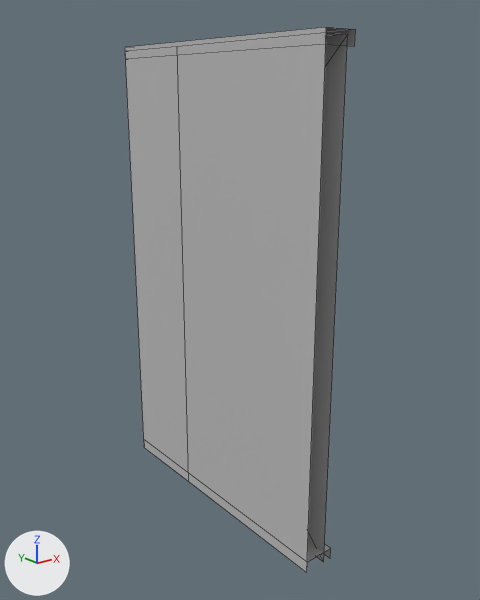
Renders of the FBX model Assets/StaticMeshes/Thea/SM_WallPanelling_Half.fbx from each side of a commit.
The view is the same before and after, from a camera (50 mm lens) standing at (-1.01, -0.935, 1.096) and looking at (0.012, 0.343, 0.585). Arrows for +X, +Y and +Z are at lower left; the lights stay in place. Mesh edges are drawn as thin lines. Where no turn or scale is listed for an object, it has been applied to the vertices.

Before the edit, the objects in view are built like this:
```python
me_mesh = bpy.data.meshes.new('Mesh')
me_mesh.from_pydata(...)  # 60 vertices, 41 faces; spans x -0.04..0.04, y -0.376..0.376, z -0.605..0.605
me_mesh.materials.append(mat_wallpanelling)  # grey #bcbcbc
# before: 0 (-0.04, -0.376, -0.605) at pixel (306, 572), 2 (-0.04, -0.376, 0.595) at pixel (326, 32), 4 (-0.04, 0.124, 0.595) at pixel (176, 46), 5 (-0.04, 0.124, -0.605) at pixel (188, 481), 32 (-0.04, -0.376, -0.605) at pixel (306, 572)
# before: 34 (-0.04, -0.376, -0.575) at pixel (307, 562), 36 (-0.04, -0.376, 0.575) at pixel (325, 44), 38 (-0.04, -0.376, 0.605) at pixel (326, 27), 40 (-0.04, 0.374, -0.605) at pixel (144, 447), 41 (-0.04, 0.374, 0.595) at pixel (125, 51)
# before: 52 (-0.04, 0.376, 0.605) at pixel (124, 47), 53 (-0.04, 0.376, 0.575) at pixel (125, 59), 58 (-0.04, 0.375, -0.575) at pixel (143, 439), 59 (-0.04, 0.375, -0.605) at pixel (144, 447)
ob_walldecor_geo2 = bpy.data.objects.new('WallDecor_geo2', me_mesh)
ob_walldecor_geo2.location = (-0.018, 0.376, 0.605)
```
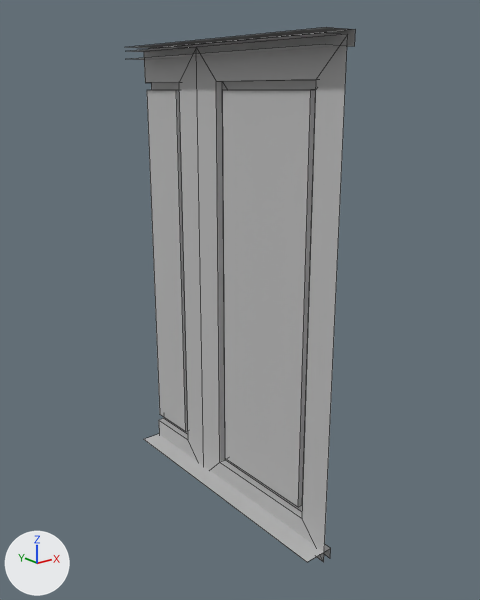
Edits to the scene script, one JSON object a line:
```json
{"block": "me_mesh", "where": "me_mesh.from_pydata(...)  # 60 vertices, 41 faces; spans x -0.04..0.04, y -0.376..0.376, z -0.605..0.605"}
{"block": "me_mesh", "where": "# used by ob_walldecor_geo2; location = (-0.018, 0.376, 0.605)"}
{"block": "me_mesh", "where": "# verts and faces of me_mesh; kept vertices keep their numbers, new ones are numbered from 60"}
{"block": "me_mesh", "change": "me_mesh part 1"}
{"op": "add", "block": "me_mesh", "code": "delete_vertices([0, 5, 32, 40, 59])  # with the faces that use them"}
{"op": "add", "block": "me_mesh", "code": "delete_faces([(36, 38, 52, 53)])"}
```

Pixel boxes [x1, y1, x2, y2] of what changed, in the pictures (480 x 600 px):
```json
{"object": "WallDecor_geo2", "change": "reshaped", "before": [125, 27, 356, 573], "after": [130, 27, 356, 562]}
{"part": 1, "of": "me_mesh", "change": "deleted", "before": [125, 27, 326, 573]}
```
